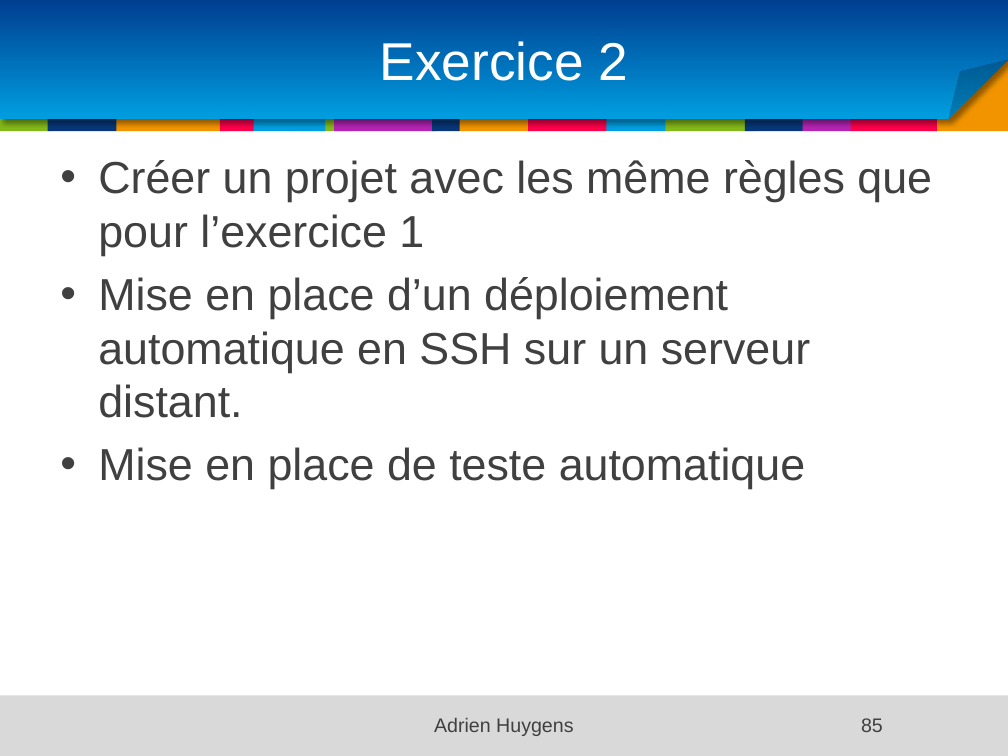
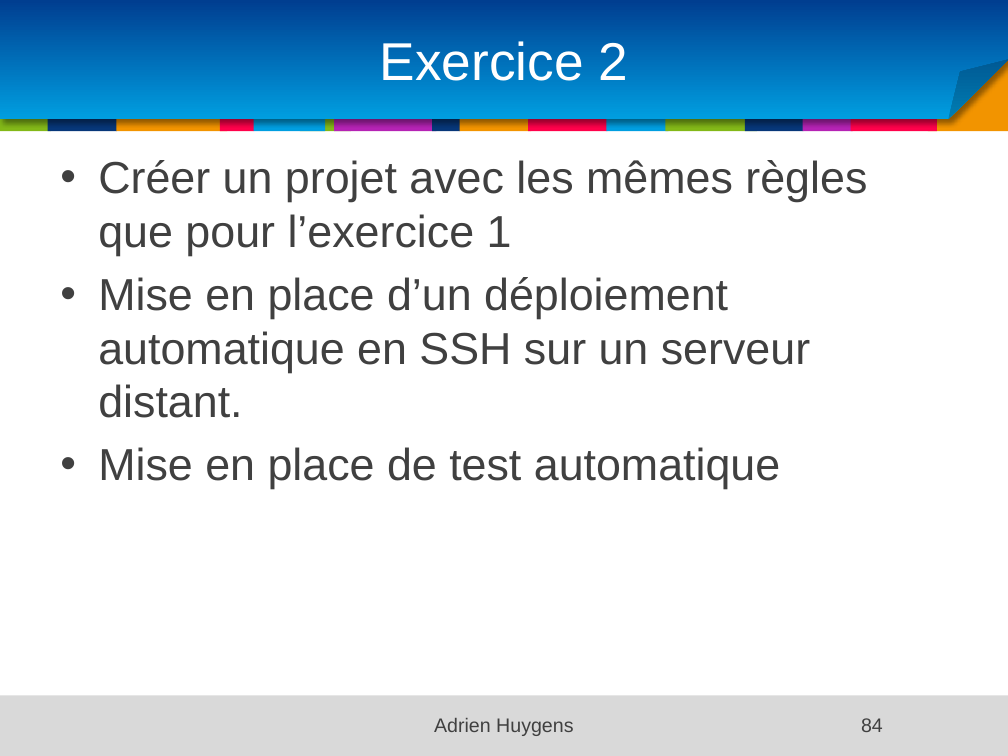
Before and after one commit to samouraii/CoursEntrepriseNumerique, a slide deck: slide 84 of Chapitre1.pptx (slide 85 before the commit). Drawn at 1008x756 pixels with LibreOffice and Linux fonts; fonts in the diff are those of the drawing; background and template pictures are left out. Boxes give left, top, right and bottom in pixels: in the first picture for what was removed or moved away, otherwise in the second. Text is boxed around its words. In the diff, an @@ line names an element or a change of style, - is before the commit and + after.

```diff
--- a/Chapitre1.pptx
+++ b/Chapitre1.pptx
@@ text at [98,160,867,256]: text changed @@
-• Créer un projet avec les même règles que pour l’exercice 1
+• Créer un projet avec les mêmes règles que pour l’exercice 1
@@ text at [98,447,780,489]: text changed @@
-• Mise en place de teste automatique
+• Mise en place de test automatique
@@ page number at [861,718,883,732]: text changed @@
-85
+84
```
Also in this commit, not shown: 43 other slides changed, 1 slide removed.
